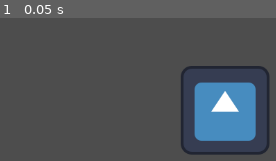
Above: before the commit, frame 1.
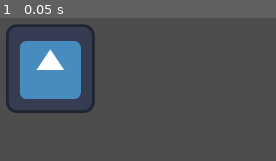
Above: after the commit, the same moment.

Repository: LatinyFroggie/GodotTest
Game: Godot game, scene res://node_2d.tscn
Two runs of this game, one before a commit and one after it. Both use one fixed random seed, a clock stepped at 60 frames per second and the inputs below. The engine's default icon, where the game draws it, is replaced by a stand-in: a white triangle on a blue panel in a dark square.
Inputs:
- Up to frame 1 (0.05 s): no input

The runs differ from the first frame. In frame 1, 23% of the frame differs, in the area x 2-98%, y 4-96%.

Commit message:
Groundwork for Player Movement

Diff:
--- /dev/null
+++ b/aigc/move.gd
@@ -0,0 +1,4 @@
+extends Sprite2D
+func _ready():
+	if Input.is_key_pressed(KEY_W):
+		print("bruh")
--- a/aigc/node_2d.tscn
+++ b/aigc/node_2d.tscn
@@ -1,9 +1,18 @@
-[gd_scene load_steps=2 format=3 uid="uid://bbwx5khanpfxj"]
+[gd_scene load_steps=3 format=3 uid="uid://bbwx5khanpfxj"]
 
 [ext_resource type="Texture2D" uid="uid://7n4uoiy21uh1" path="res://icon.svg" id="1_wtcfe"]
 
+[sub_resource type="RectangleShape2D" id="RectangleShape2D_wtcfe"]
+size = Vector2(131, 125)
+
 [node name="Node2D" type="Node2D"]
 
-[node name="Sprite2D" type="Sprite2D" parent="."]
-position = Vector2(623, 315)
+[node name="CharacterBody2D" type="CharacterBody2D" parent="."]
+
+[node name="Sprite2D" type="Sprite2D" parent="CharacterBody2D"]
+position = Vector2(371, 255)
 texture = ExtResource("1_wtcfe")
+
+[node name="CollisionShape2D" type="CollisionShape2D" parent="CharacterBody2D"]
+position = Vector2(371.5, 255.5)
+shape = SubResource("RectangleShape2D_wtcfe")
--- a/aigc/project.godot
+++ b/aigc/project.godot
@@ -14,3 +14,35 @@
 run/main_scene="res://node_2d.tscn"
 config/features=PackedStringArray("4.4", "Forward Plus")
 config/icon="res://icon.svg"
+
+[input]
+
+Left={
+"deadzone": 0.2,
+"events": [Object(InputEventKey,"resource_local_to_scene":false,"resource_name":"","device":0,"window_id":0,"alt_pressed":false,"shift_pressed":false,"ctrl_pressed":false,"meta_pressed":false,"pressed":false,"keycode":0,"physical_keycode":4194319,"key_label":0,"unicode":0,"location":0,"echo":false,"script":null)
+, Object(InputEventKey,"resource_local_to_scene":false,"resource_name":"","device":0,"window_id":0,"alt_pressed":false,"shift_pressed":false,"ctrl_pressed":false,"meta_pressed":false,"pressed":false,"keycode":0,"physical_keycode":65,"key_label":0,"unicode":0,"location":0,"echo":false,"script":null)
+]
+}
+Up={
+"deadzone": 0.2,
+"events": [Object(InputEventKey,"resource_local_to_scene":false,"resource_name":"","device":0,"window_id":0,"alt_pressed":false,"shift_pressed":false,"ctrl_pressed":false,"meta_pressed":false,"pressed":false,"keycode":0,"physical_keycode":87,"key_label":0,"unicode":0,"location":0,"echo":false,"script":null)
+, Object(InputEventKey,"resource_local_to_scene":false,"resource_name":"","device":0,"window_id":0,"alt_pressed":false,"shift_pressed":false,"ctrl_pressed":false,"meta_pressed":false,"pressed":false,"keycode":0,"physical_keycode":4194320,"key_label":0,"unicode":0,"location":0,"echo":false,"script":null)
+]
+}
+Right={
+"deadzone": 0.2,
+"events": [Object(InputEventKey,"resource_local_to_scene":false,"resource_name":"","device":0,"window_id":0,"alt_pressed":false,"shift_pressed":false,"ctrl_pressed":false,"meta_pressed":false,"pressed":false,"keycode":0,"physical_keycode":68,"key_label":0,"unicode":0,"location":0,"echo":false,"script":null)
+, Object(InputEventKey,"resource_local_to_scene":false,"resource_name":"","device":0,"window_id":0,"alt_pressed":false,"shift_pressed":false,"ctrl_pressed":false,"meta_pressed":false,"pressed":false,"keycode":0,"physical_keycode":4194321,"key_label":0,"unicode":0,"location":0,"echo":false,"script":null)
+]
+}
+Down={
+"deadzone": 0.2,
+"events": [Object(InputEventKey,"resource_local_to_scene":false,"resource_name":"","device":0,"window_id":0,"alt_pressed":false,"shift_pressed":false,"ctrl_pressed":false,"meta_pressed":false,"pressed":false,"keycode":0,"physical_keycode":83,"key_label":0,"unicode":0,"location":0,"echo":false,"script":null)
+, Object(InputEventKey,"resource_local_to_scene":false,"resource_name":"","device":0,"window_id":0,"alt_pressed":false,"shift_pressed":false,"ctrl_pressed":false,"meta_pressed":false,"pressed":false,"keycode":0,"physical_keycode":4194322,"key_label":0,"unicode":0,"location":0,"echo":false,"script":null)
+]
+}
+Click={
+"deadzone": 0.2,
+"events": [Object(InputEventMouseButton,"resource_local_to_scene":false,"resource_name":"","device":-1,"window_id":0,"alt_pressed":false,"shift_pressed":false,"ctrl_pressed":false,"meta_pressed":false,"button_mask":0,"position":Vector2(0, 0),"global_position":Vector2(0, 0),"factor":1.0,"button_index":1,"canceled":false,"pressed":false,"double_click":false,"script":null)
+]
+}
Not shown, added: aigc/move.gd.uid
